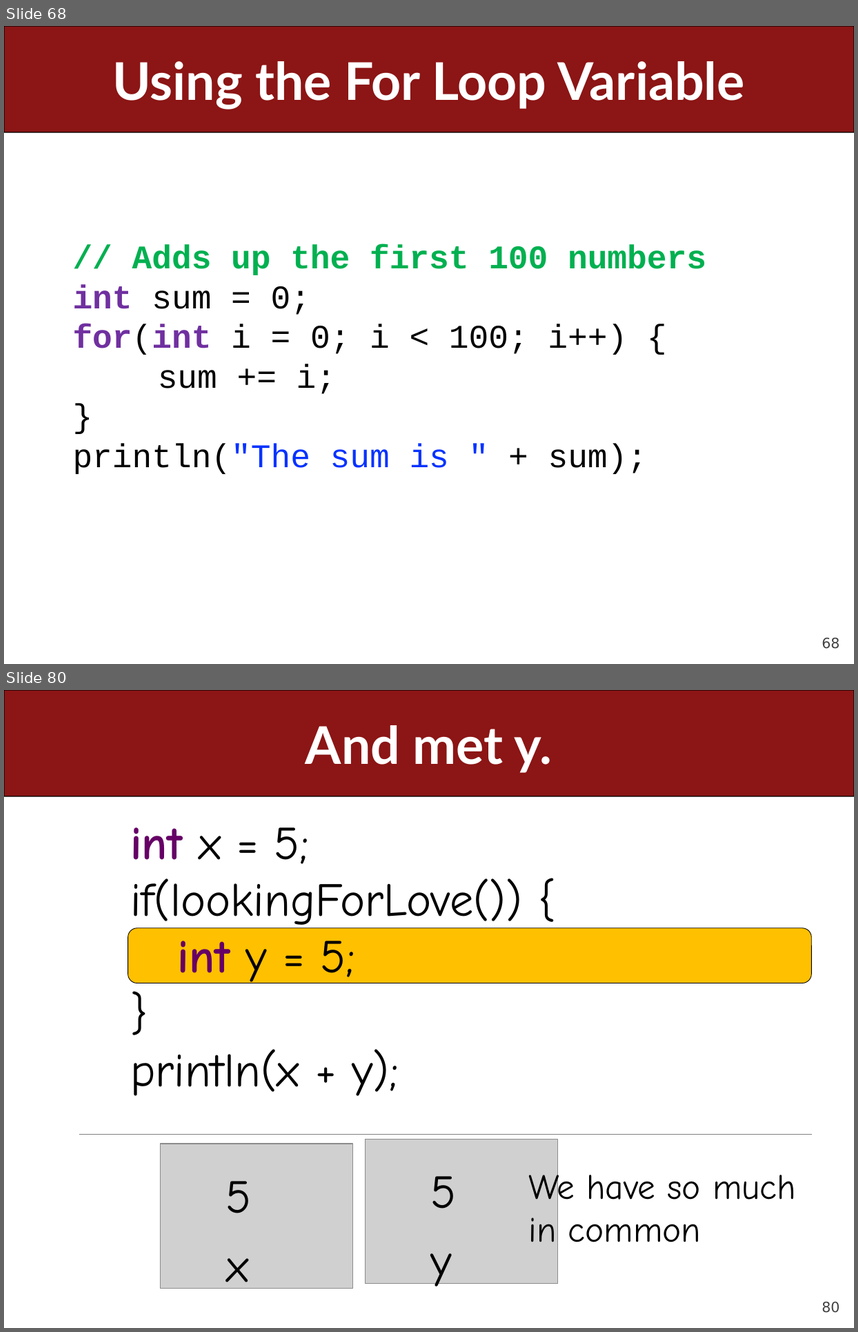
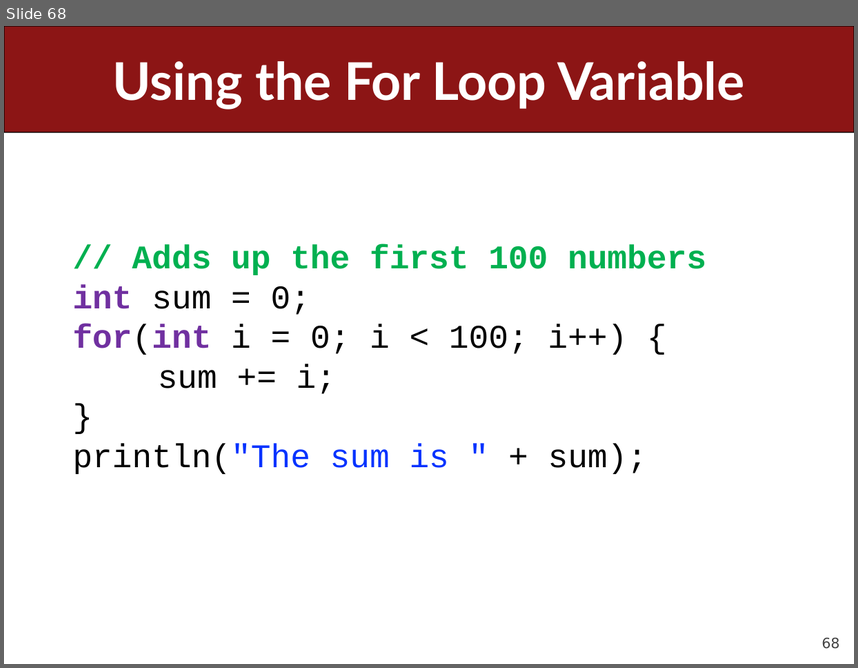
Before and after one commit to ckincaid17/cs106a-summer-2018, a slide deck: WWW/lectures/Lecture5/Lecture5.pptx. Shown one above the other, each under a label of ours: slides 68 and 80 before the commit, slide 68 after it; the slides between them are not shown. The pictures are 858x1332 and 858x668 pixels, drawn with LibreOffice and Linux fonts; fonts in the diff are those of the drawing; grey boxes stand for pictures. Boxes give left, top, right and bottom in pixels: in the first picture for what was removed or moved away, otherwise in the second. Text is boxed around its words. In the diff, an @@ line names an element or a change of style, - is before the commit and + after.

```diff
--- a/WWW/lectures/Lecture5/Lecture5.pptx
+++ b/WWW/lectures/Lecture5/Lecture5.pptx
@@ slide 80 removed at <box>4,690,854,1328</box>, background #FFFFFF; not listed: 2 template elements that a slide beside it also shows @@
@@ title removed at <box>306,725,553,773</box> @@
-And met y.
@@ text removed at <box>130,827,522,1096</box> @@
-int x = 5;
-if(lookingForLove()) {
-int y = 5;
-}
-println(x + y);
@@ rounded rectangle removed at <box>128,928,811,983</box> @@
@@ line removed from (79, 1134) to (811, 1134) @@
@@ picture removed at <box>161,1143,352,1288</box> @@
@@ picture removed at <box>366,1138,557,1283</box> @@
@@ text removed at <box>225,1181,251,1213</box> @@
-5
@@ text removed at <box>430,1176,456,1208</box> @@
-5
@@ text removed at <box>529,1167,796,1242</box> @@
-We have so much in common
@@ text removed at <box>226,1258,248,1296</box> @@
-x
@@ text removed at <box>431,1253,452,1291</box> @@
-y
```
Also in this commit, not shown: 12 slides changed, 44 other slides removed, 4 other files.
